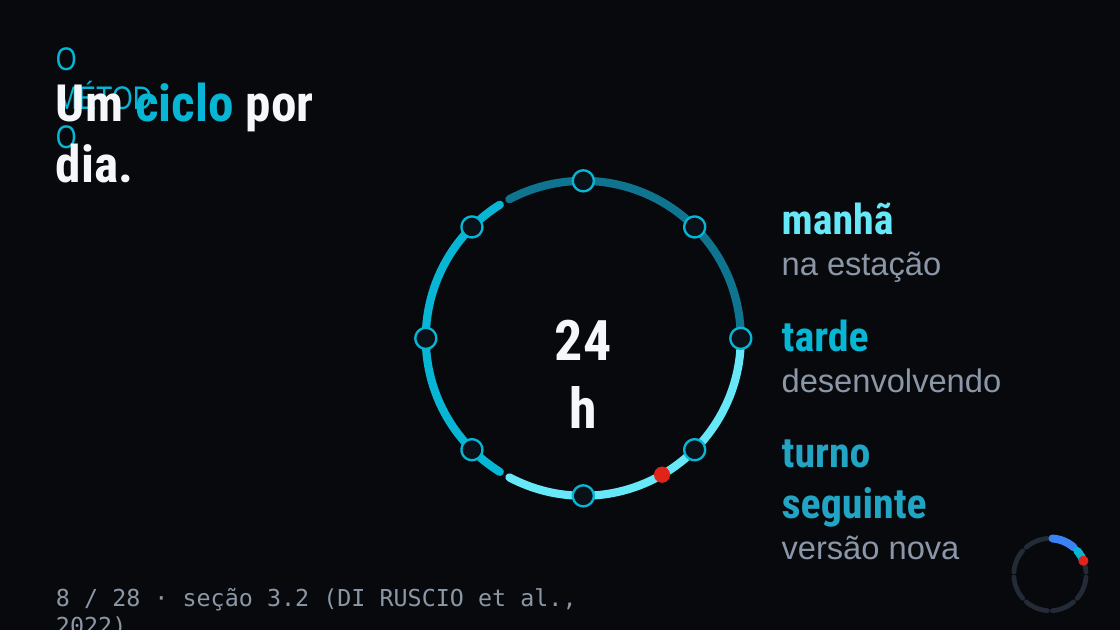
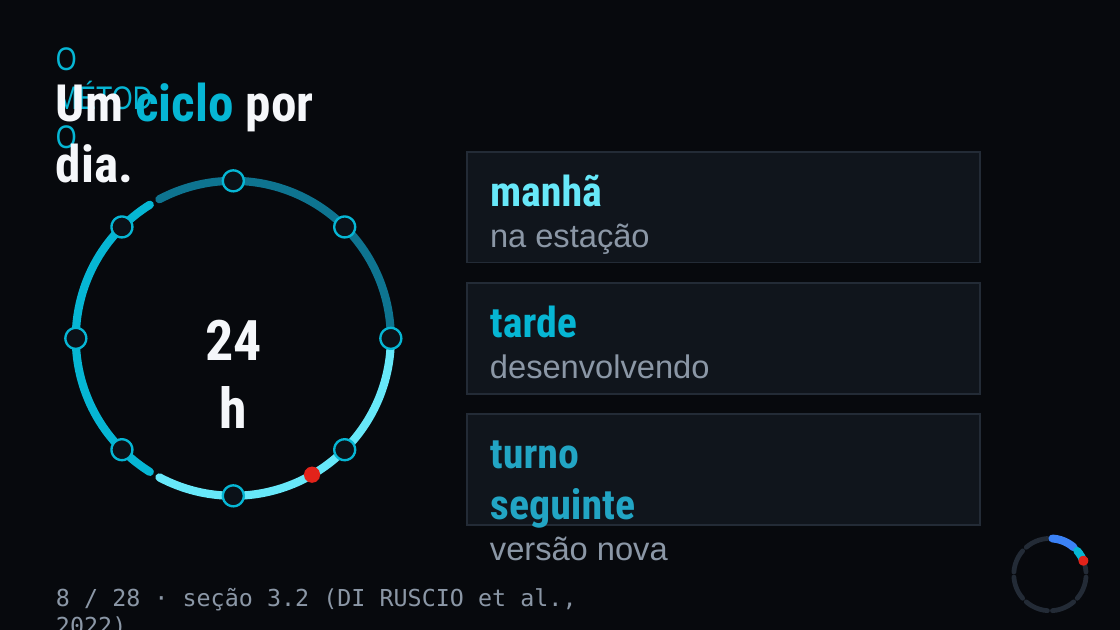
Before and after one commit to WilliamNRAmorim/Projetos, a slide deck: slide 12 of TCC/Apresentacao/GMS_Defesa.pptx. Drawn at 1120x630 pixels with LibreOffice and Linux fonts; fonts in the diff are those of the drawing. Boxes give left, top, right and bottom in pixels: in the first picture for what was removed or moved away, otherwise in the second. Text is boxed around its words. In the diff, an @@ line names an element or a change of style, - is before the commit and + after.

```diff
--- a/TCC/Apresentacao/GMS_Defesa.pptx
+++ b/TCC/Apresentacao/GMS_Defesa.pptx
@@ rounded rectangle: place and size @@
-rounded rectangle at (685, 217, 706, 238)
+rounded rectangle at (223, 171, 244, 192)
@@ rectangle added at (467, 152, 981, 263), fill #10151C, outline #232B36 1.5 pt @@
@@ text "manhã": place and size @@
-text "manhã" at (782, 202, 941, 281)
+text "manhã" at (490, 174, 649, 253)
@@ rounded rectangle: place and size @@
-rounded rectangle at (573, 171, 594, 192)
+rounded rectangle at (112, 217, 133, 238)
@@ rounded rectangle: place and size @@
-rounded rectangle at (461, 217, 482, 238)
+rounded rectangle at (334, 217, 355, 238)
@@ rectangle added at (467, 283, 981, 394), fill #10151C, outline #232B36 1.5 pt @@
@@ text "tarde": place and size @@
-text "tarde" at (782, 319, 1002, 393)
+text "tarde" at (490, 305, 710, 379)
@@ rounded rectangle: place and size @@
-rounded rectangle at (730, 328, 751, 349)
+rounded rectangle at (66, 328, 87, 349)
@@ rounded rectangle: place and size @@
-rounded rectangle at (415, 328, 436, 349)
+rounded rectangle at (381, 328, 402, 349)
@@ rectangle added at (467, 414, 981, 525), fill #10151C, outline #232B36 1.5 pt @@
@@ rounded rectangle: place and size @@
-rounded rectangle at (573, 486, 594, 507)
+rounded rectangle at (112, 439, 133, 460)
@@ rounded rectangle: place and size @@
-rounded rectangle at (461, 439, 482, 460)
+rounded rectangle at (334, 439, 355, 460)
@@ text "turno seguinte": place and size @@
-text "turno seguinte" at (782, 439, 960, 560)
+text "turno seguinte" at (490, 440, 668, 561)
@@ 3 arc (boxed as its full ellipse)s, 1 text, 1 ellipse: place and size @@
-3 arc (boxed as its full ellipse)s, 1 text, 1 ellipse at (426, 181, 741, 496)
+3 arc (boxed as its full ellipse)s, 1 text, 1 ellipse at (76, 181, 391, 496)
@@ rounded rectangle: place and size @@
-rounded rectangle at (685, 439, 706, 460)
+rounded rectangle at (223, 486, 244, 507)
```
Also in this commit, not shown: 10 slides added, 29 other files.
